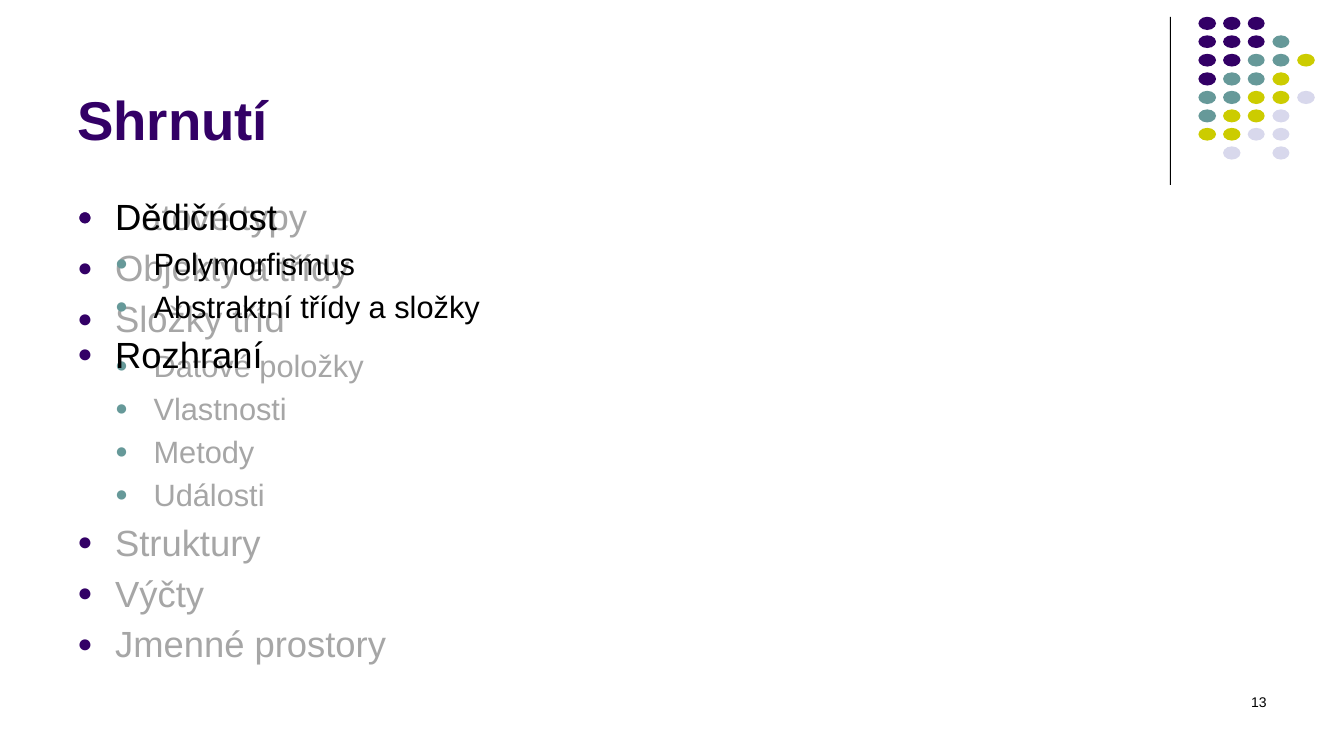
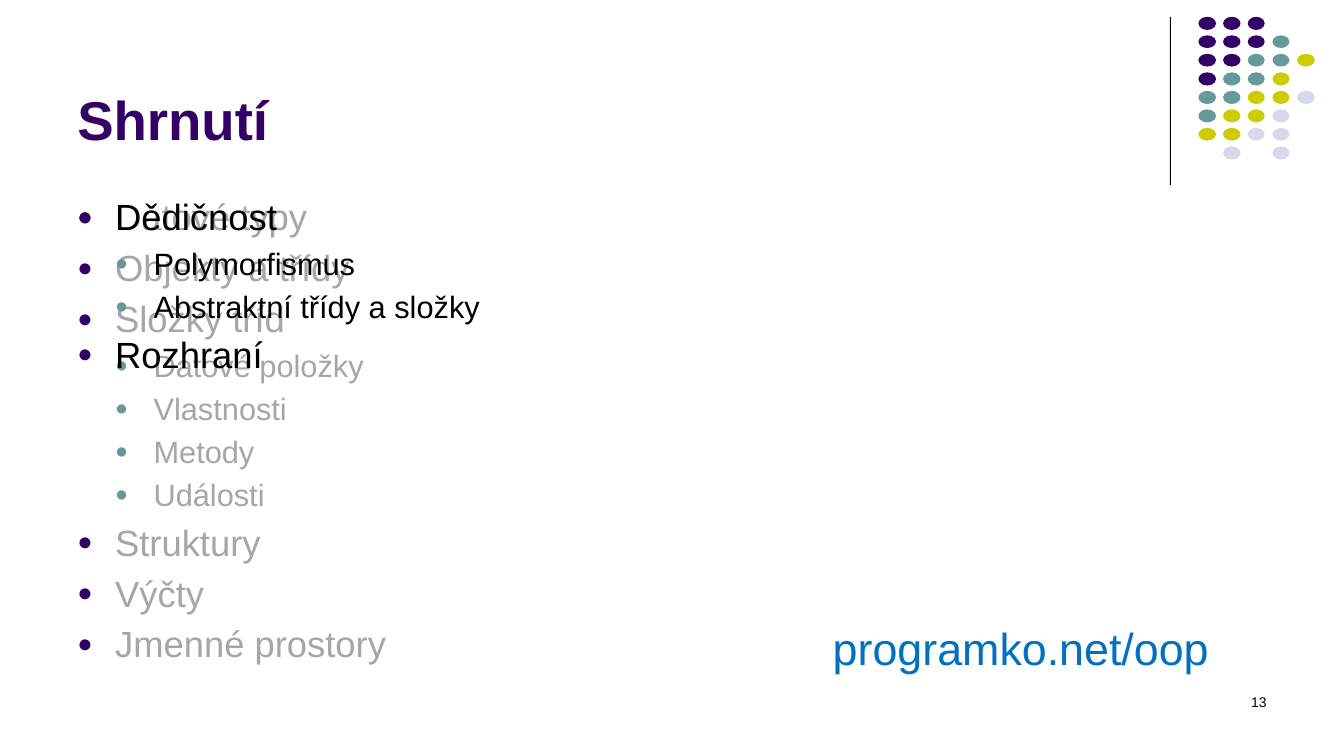
Before and after one commit to PetrVobornik/prednasky, a slide deck: slide 13 of Xamarin.Forms/01-OOP-a-NET/OOP-2-dedicnost.ppsx. Drawn at 1344x756 pixels with LibreOffice and Linux fonts; fonts in the diff are those of the drawing. Boxes give left, top, right and bottom in pixels: in the first picture for what was removed or moved away, otherwise in the second. Text is boxed around its words. In the diff, an @@ line names an element or a change of style, - is before the commit and + after.

```diff
--- a/Xamarin.Forms/01-OOP-a-NET/OOP-2-dedicnost.ppsx
+++ b/Xamarin.Forms/01-OOP-a-NET/OOP-2-dedicnost.ppsx
@@ text added at (x1=833, y1=632, x2=1209, y2=674), 32 pt, text #0070C0 @@
+programko.net/oop
```
Also in this commit, not shown: 1 slide removed, 8 other files.
